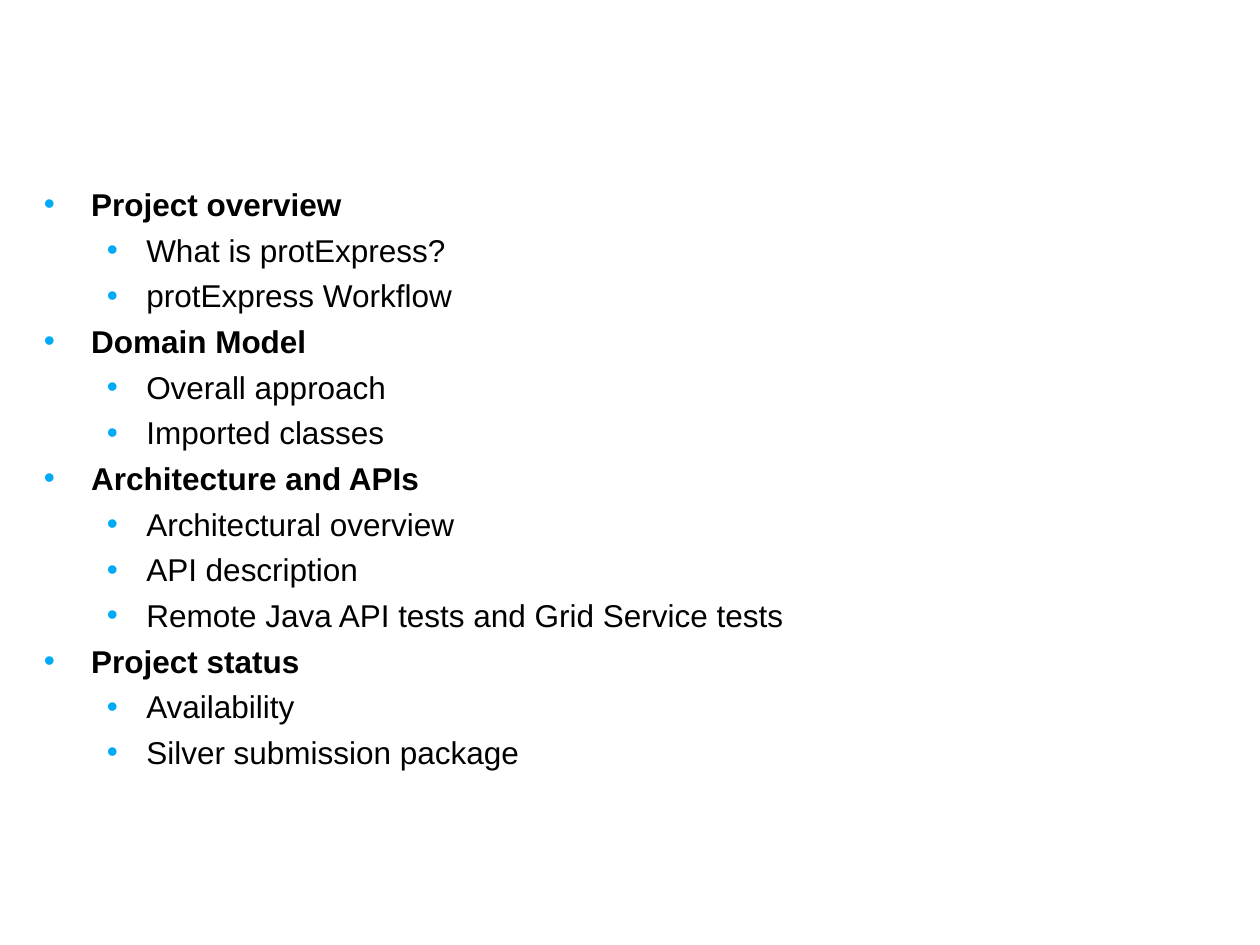
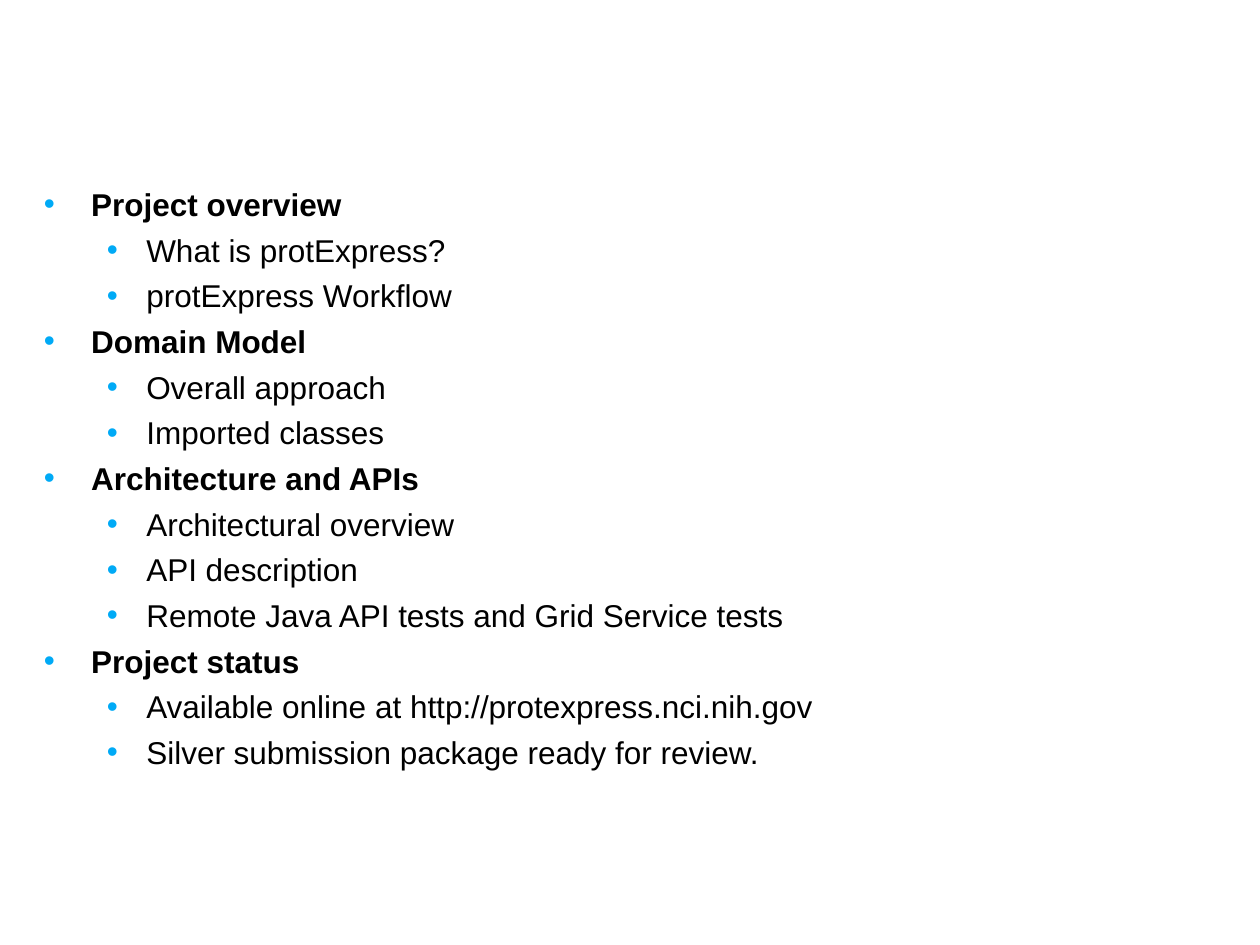
Before and after one commit to NCIP/prot-express, a slide deck: slide 2 of docs/silver_compatibility_review/v1.0/01.protexpress-design.ppt. Drawn at 1260x945 pixels with LibreOffice and Linux fonts; fonts in the diff are those of the drawing; background and template pictures are left out. Boxes give left, top, right and bottom in pixels: in the first picture for what was removed or moved away, otherwise in the second. Text is boxed around its words. In the diff, an @@ line names an element or a change of style, - is before the commit and + after.

```diff
--- a/docs/silver_compatibility_review/v1.0/01.protexpress-design.ppt
+++ b/docs/silver_compatibility_review/v1.0/01.protexpress-design.ppt
@@ text at box(146, 695, 812, 770): text changed @@
-  • Availability
-  • Silver submission package
+  • Available online at http://protexpress.nci.nih.gov
+  • Silver submission package ready for review.
```
Also in this commit, not shown: 1 other slide changed, 1 slide added.
